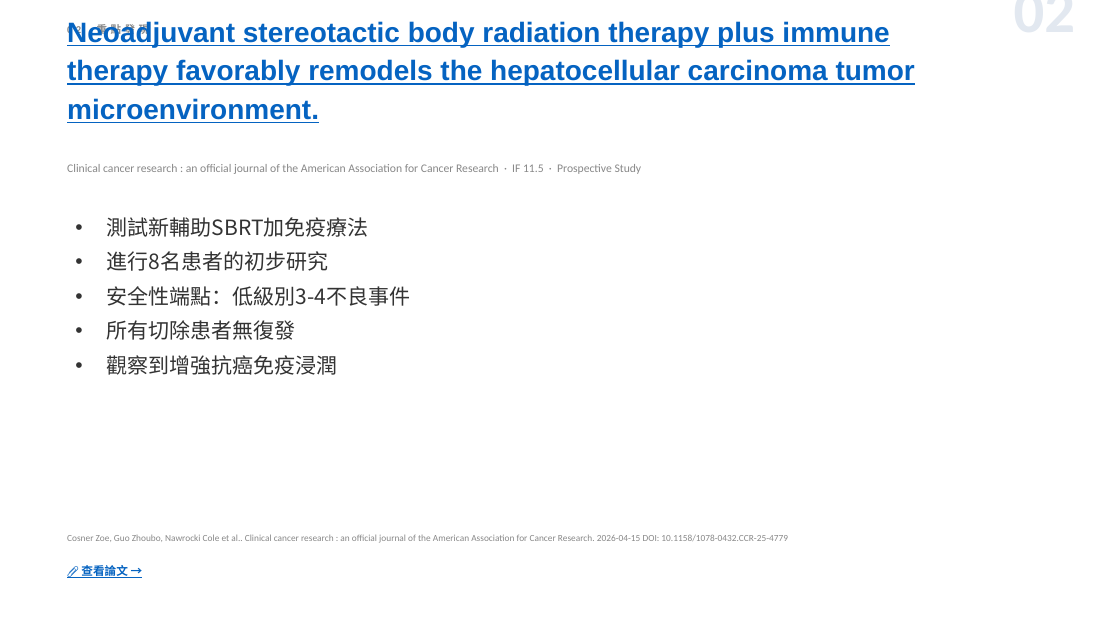
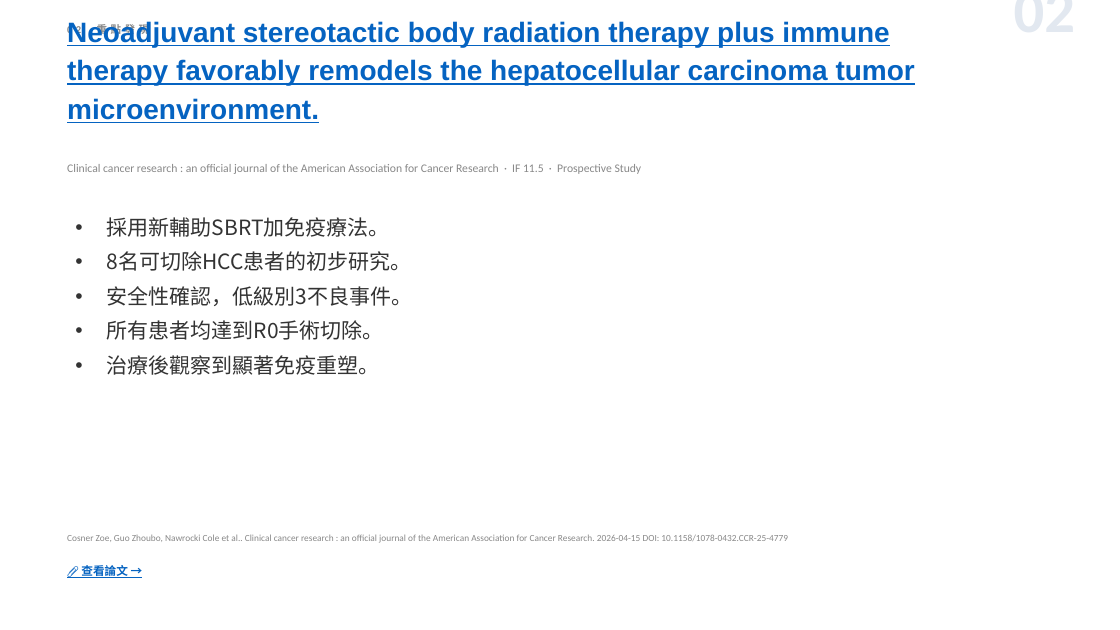
Before and after one commit to jejenhu-maker/hcc-weekly-digest, a slide deck: slide 4 of docs/digest-zh.pptx. Drawn at 1120x630 pixels with LibreOffice and Linux fonts; fonts in the diff are those of the drawing. Boxes give left, top, right and bottom in pixels: in the first picture for what was removed or moved away, otherwise in the second. Text is boxed around its words. In the diff, an @@ line names an element or a change of style, - is before the commit and + after.

```diff
--- a/docs/digest-zh.pptx
+++ b/docs/digest-zh.pptx
@@ text at <box>107,217,413,375</box>: text changed @@
-• 測試新輔助SBRT加免疫療法
-• 進行8名患者的初步研究
-• 安全性端點：低級別3-4不良事件
-• 所有切除患者無復發
-• 觀察到增強抗癌免疫浸潤
+• 採用新輔助SBRT加免疫療法。
+• 8名可切除HCC患者的初步研究。
+• 安全性確認，低級別3不良事件。
+• 所有患者均達到R0手術切除。
+• 治療後觀察到顯著免疫重塑。
```
Also in this commit, not shown: 11 other slides changed, 2 slides added, 2 slides removed, 2 other files.
